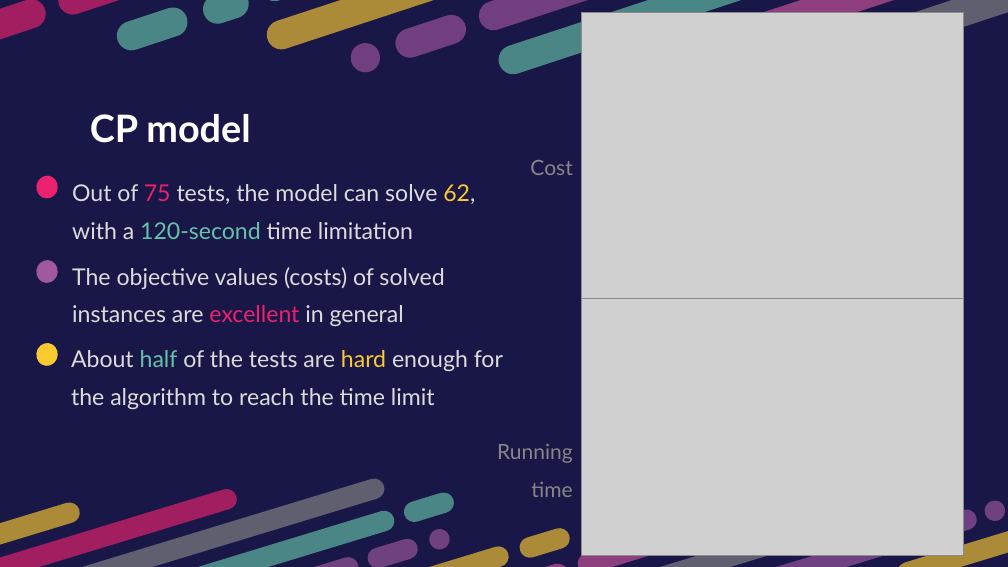
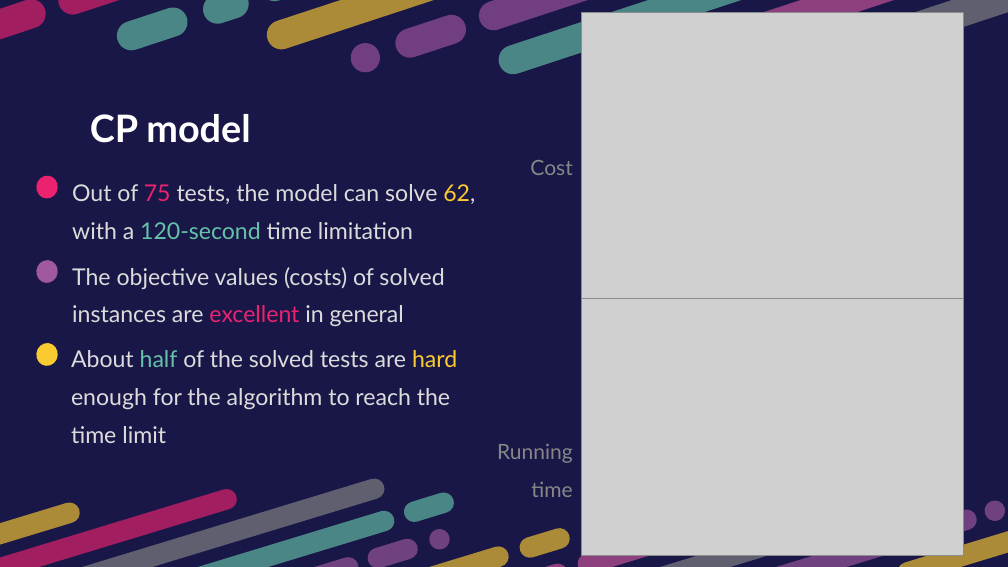
Before and after one commit to htnminh/optimization-project, a slide deck: slide 34 of presentation/General 2D Bin Packing Problem.pptx. Drawn at 1008x567 pixels with LibreOffice and Linux fonts; fonts in the diff are those of the drawing; grey boxes stand for pictures. Boxes give left, top, right and bottom in pixels: in the first picture for what was removed or moved away, otherwise in the second. Text is boxed around its words. In the diff, an @@ line names an element or a change of style, - is before the commit and + after.

```diff
--- a/presentation/General 2D Bin Packing Problem.pptx
+++ b/presentation/General 2D Bin Packing Problem.pptx
@@ text at (71, 350, 457, 443): text changed @@
-About half of the tests are hard enough for the algorithm to reach the time limit
+About half of the solved tests are hard enough for the algorithm to reach the time limit
```
Also in this commit, not shown: 4 other slides changed, 1 other file.
